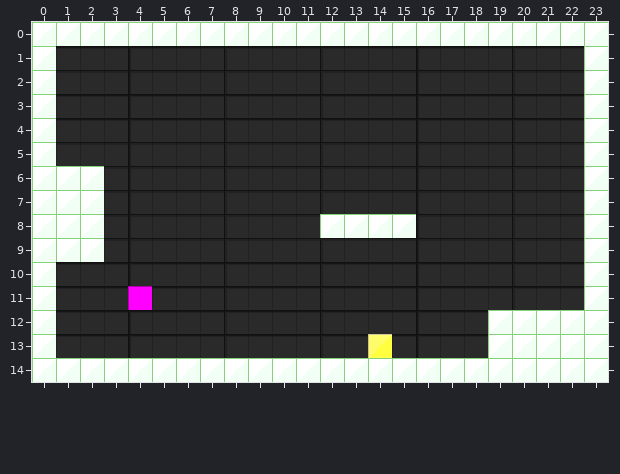
Two states of a Tiled map, src/Assets/Prototype/Scenes/Enemies/Cockroach.tmx. That is the earlier state.
Cells are 16x16 px. Shown: x 0..23, y 0..14.
The same view after the edit:
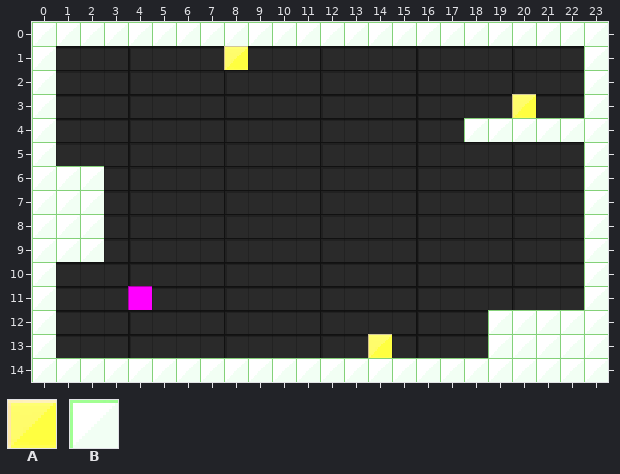
Key: from "blocks_16x16": A 47, B 138.
_ is an empty cell.
Objects are placed by their top-left corner, in cells (3,4 is the top-left corner of cell 3,4); size is 1x1 cell unless given.
Change:
Layer "Real Platforms":
There is now tile B in row 4 at x 18 to 22.
Tile B is gone in row 8 at x 12 to 15.
Layer "Enemies":
A new object: A "Cockroach" at 8,1.
A new object: A "Cockroach" at 20,3.
Changed places in both pictures, as pixel boxes (x1, y1, x2, y2):
added: (224, 46, 248, 70)
added: (464, 94, 584, 142)
removed: (320, 214, 416, 238)
